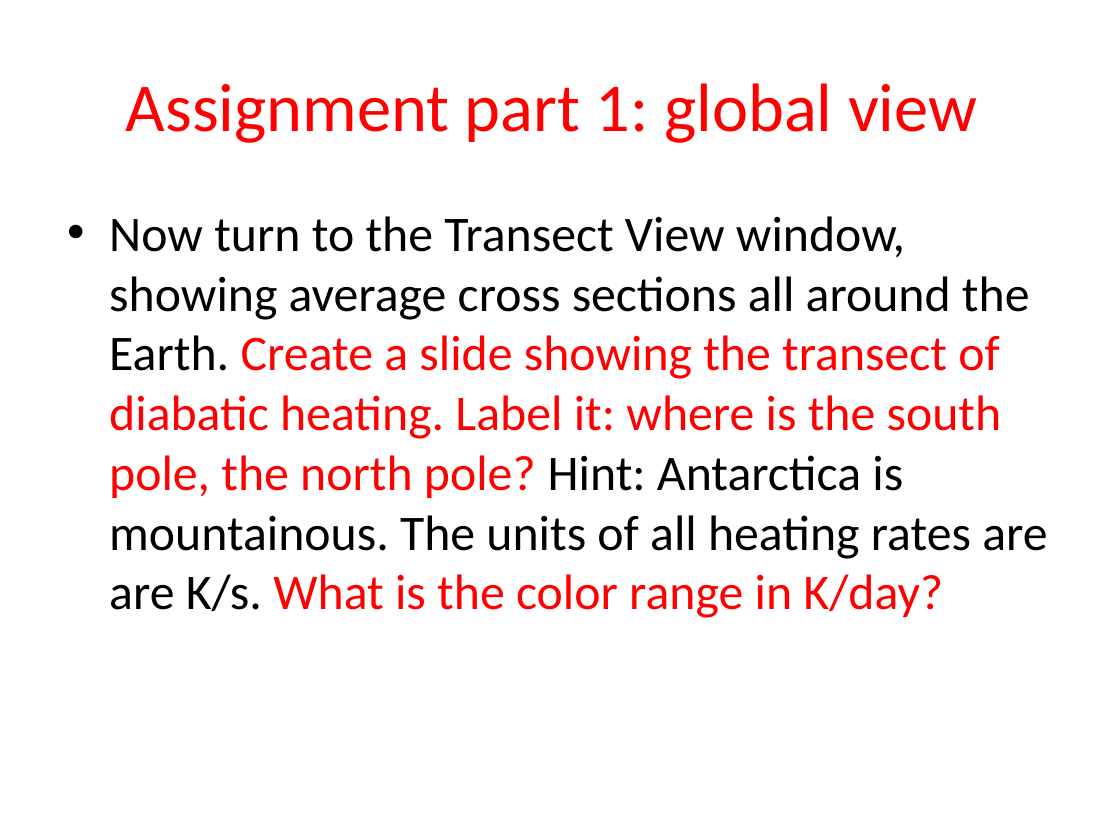
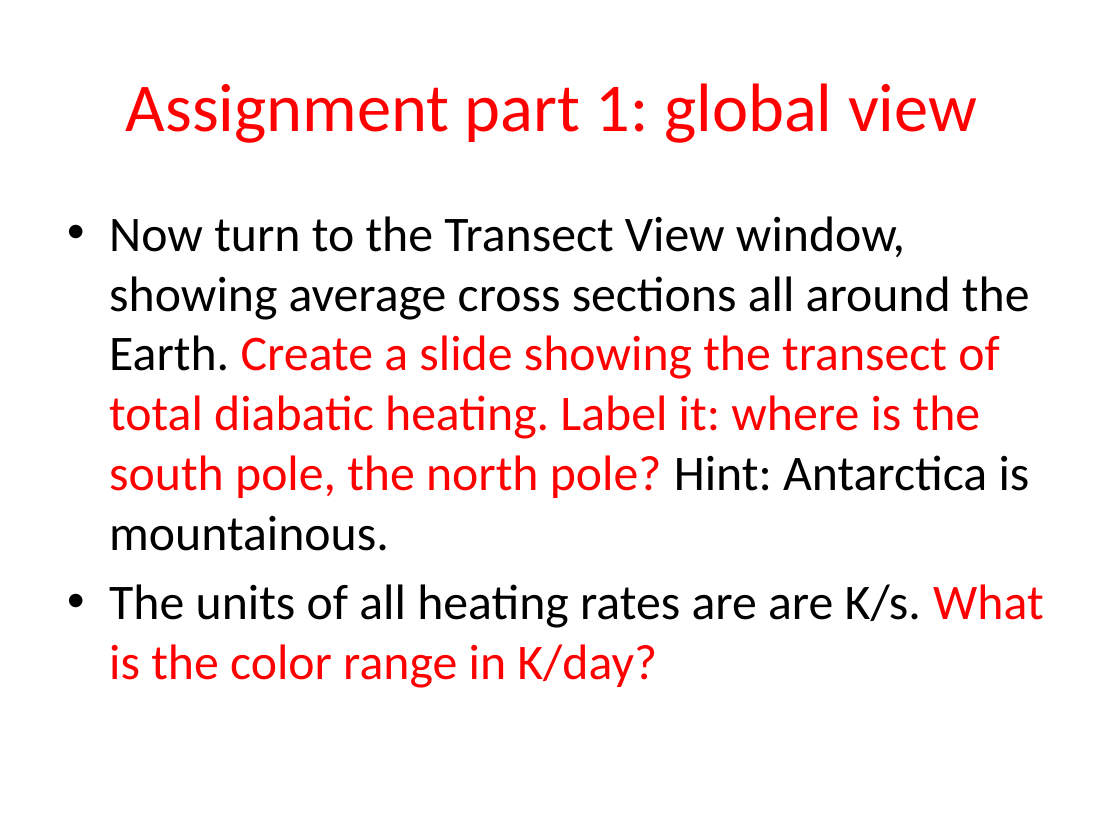
Before and after one commit to weiming9115/ATM651_IntroAtmDynamics, a slide deck: slide 8 of Unit2-WHch7/PV_budget_heatingrates_spinupconcept.pptx (slide 11 before the commit). Drawn at 1120x840 pixels with LibreOffice and Linux fonts; fonts in the diff are those of the drawing. Boxes give left, top, right and bottom in pixels: in the first picture for what was removed or moved away, otherwise in the second. Text is boxed around its words. In the diff, an @@ line names an element or a change of style, - is before the commit and + after.

Commit message:
updated assignment ppt

```diff
--- a/Unit2-WHch7/PV_budget_heatingrates_spinupconcept.pptx
+++ b/Unit2-WHch7/PV_budget_heatingrates_spinupconcept.pptx
@@ text at bbox=[109, 216, 1043, 688]: text changed @@
-• Now turn to the Transect View window, showing average cross sections all around the Earth. Create a slide showing the transect of diabatic heating. Label it: where is the south pole, the north pole? Hint: Antarctica is mountainous. The units of all heating rates are are K/s. What is the color range in K/day?
+• Now turn to the Transect View window, showing average cross sections all around the Earth. Create a slide showing the transect of total diabatic heating. Label it: where is the south pole, the north pole? Hint: Antarctica is mountainous.
+• The units of all heating rates are are K/s. What is the color range in K/day?
```
Also in this commit, not shown: 9 other slides changed, 9 slides added, 4 slides removed.
